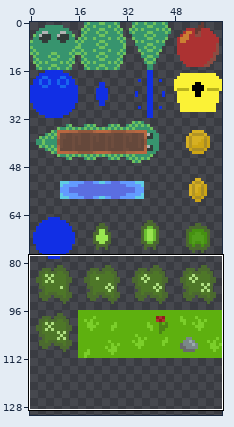
Sprite sheet: snake-survivors/assets/Sprite-0001.png. The picture above shows the old version from afar; the outline marks the close-up.
Close-up. First the earlier version:
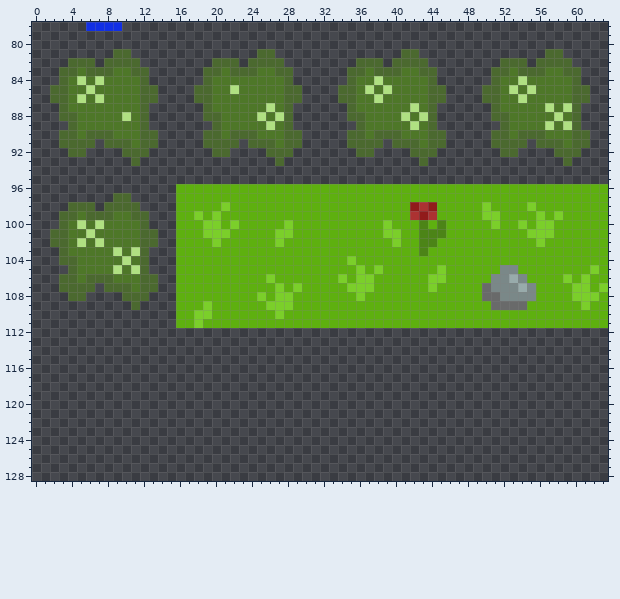
The file is 64x320 pixels. Colours within 5 levels of each other are drawn and written as one. Shown: x 0..63, y 78..128. The wide view leaves out empty margins.
The result:
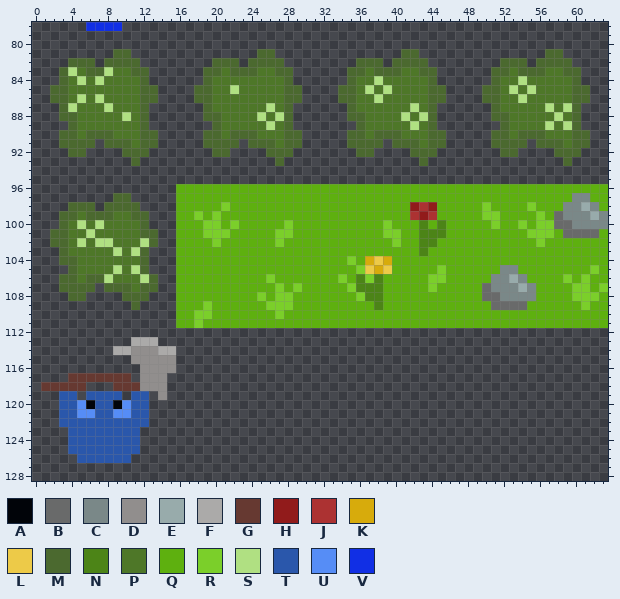
Palette (. is transparent): A #010409  B #696a6a  C #7a8888  D #918e8d  E #98abab  F #abaaa9  G #663931  H #911b1b  J #ac3232  K #d7ab0c  L #edca48  M #4b692f  N #4c8417  P #4e7728  Q #5eb00f  R #7bcf2a  S #b0e082  T #2a57ab  U #568df6  V #112fe5
Edits made:
y 83: x 4 M -> S; x 8 M -> S
y 85: x 6 S -> P
y 87: x 4 P -> S; x 8 P -> S
y 97: x 60..61 QQ -> CC
y 98: x 59..62 QQQQ -> CCEC
y 99: x 58..63 RQQQQQ -> BCCCEC
y 100: x 58..63 QQQQQQ -> BBCCCC
y 101: x 59..62 QQQQ -> BBBB
y 102: x 8 P -> S; x 12 M -> S
y 104: x 10 S -> P; x 37..39 QQQ -> KLK
y 105: x 37..39 QRQ -> LKL
y 106: x 8 M -> S; x 12 M -> S; x 36 R -> N; x 38 Q -> N
y 107: x 36..38 RRQ -> NNN
y 108: x 37..38 QQ -> NN
y 109: x 38 Q -> N
y 113: x 11..13 ... -> FFF
y 114: x 9..15 ....... -> FFDDDFF
y 115: x 11..15 ..... -> DDDDD
y 116: x 12..15 .... -> DDDD
y 117: x 4..10 ....... -> GGGGGGG; x 12..14 ... -> DDD
y 118: x 1..5 ..... -> GGGGG; x 9..14 ...... -> GGGDDD
y 119: x 3..4 .. -> TT; x 6..9 .... -> TTTT; x 11..12 .. -> TT; x 14 . -> D
y 120: x 3..12 .......... -> TTUATTAUTT
y 121: x 3..12 .......... -> TTUUTTUUTT
y 122: x 3..12 .......... -> TTTTTTTTTT
y 123..125: x 4..11 ........ -> TTTTTTTT
y 126: x 5..10 ...... -> TTTTTT
